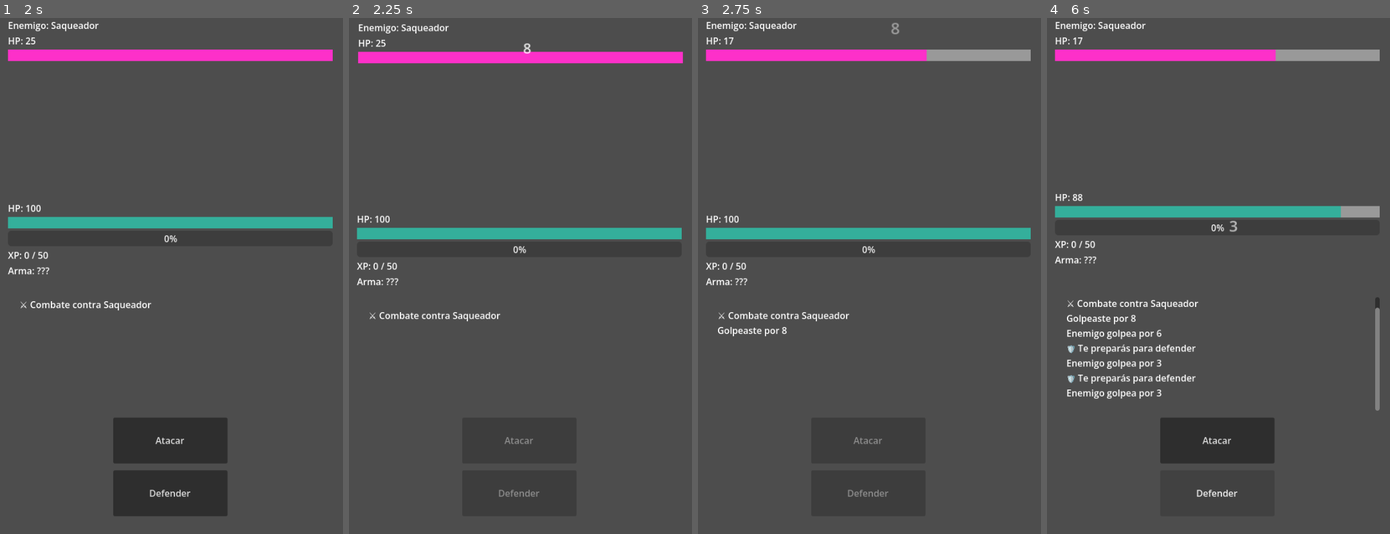
Above: before the commit, frames 1-4 (left to right).
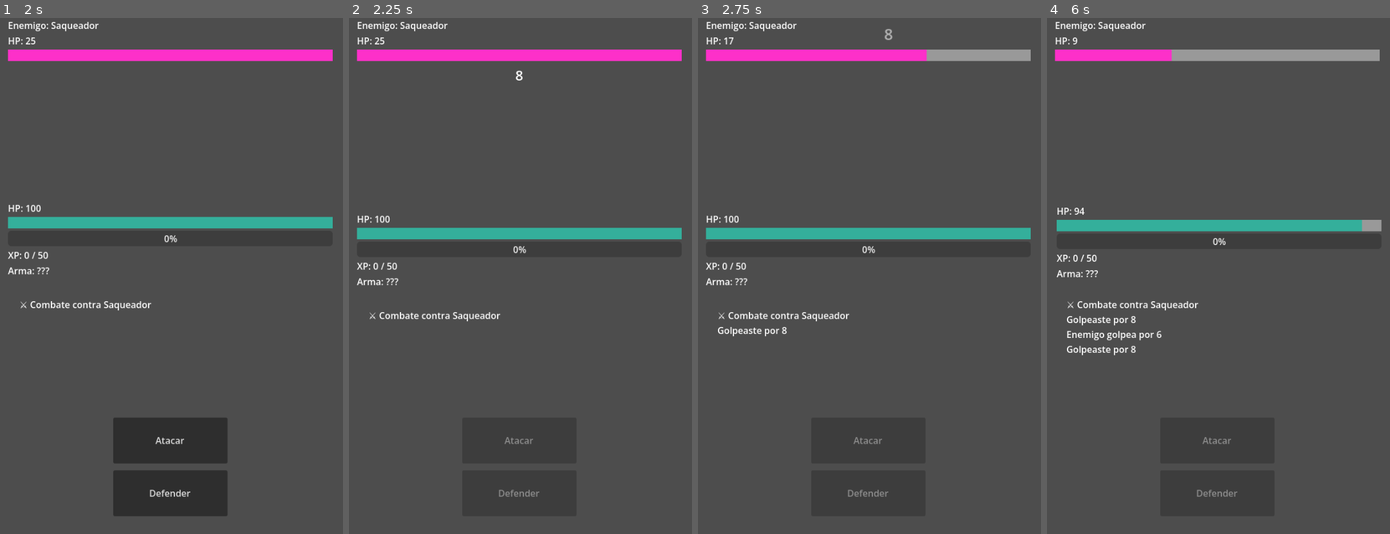
Above: after the commit, the same moments.

Repository: MirandaFrancoCBA/apocalypsheep
Game: Godot game, scene res://scenes/main_menu.tscn
The game is run twice, just before and just after one commit, with the same random seed, the same clock (stepped at 60 frames per second) and the same inputs.
Inputs (mouse positions are in pixels of both pictures, inside the frame that each line leads up to):
- Up to frame 1 (2 s): click "CONTINUAR" at 0.5 s; click "Ciudad destruida (Lv 1-3)" at 1.25 s
- Up to frame 2 (2.25 s): click "Atacar" at 2 s
- Up to frame 3 (2.75 s): no input
- Up to frame 4 (6 s): click (1218, 492) at 3.5 s, where only the run before the commit has a clickable "Defender"; click (1218, 441) at 4.25 s, where only the run after the commit has a clickable "Atacar"; click (1218, 492) at 5 s, where only the run before the commit has a clickable "Defender"

Frame 1 is identical in both runs. In frame 2, 1.5% of the frame differs, in the area x 2-98%, y 0-13%; in frame 3, less than 0.1%; in frame 4, 7.6%, in the area x 2-98%, y 3-93%.

Commit message:
Feat: combat timing

Diff:
--- a/scripts/ui/combat_screen.gd
+++ b/scripts/ui/combat_screen.gd
@@ -169,15 +169,17 @@
 	_update_ui()
 
 	# ataque jugador
+	await _combat_pause(0.15)
 	var result = combat_system.player_attack(player, enemy)
 	_show_damage_number(
 	enemy_container,
 	result["damage"],
 	result["is_crit"]
 )
-
+	await _combat_pause(0.08)
 	await _flash(enemy_container, Color.RED)
 	await _shake(enemy_container)
+	await _combat_pause(0.12)
 
 	if result["is_crit"]:
 		await _flash(enemy_container, Color.YELLOW)
@@ -194,10 +196,12 @@
 	await get_tree().create_timer(0.6).timeout
 
 	# ataque enemigo
+	await _combat_pause(0.25)
 	result = combat_system.enemy_attack(player, enemy)
 
 	await _flash(player_container, Color.RED)
 	await _shake(player_container)
+	await _combat_pause(0.12)
 
 	if result["is_crit"]:
 		await _flash(player_container, Color.YELLOW)
@@ -225,6 +229,8 @@
 	button_defend.disabled = true
 
 	player.start_defense()
+	await _flash(player_container, Color.CYAN)
+	await _combat_pause(0.15)
 	add_log("🛡️ Te preparás para defender")
 
 	await get_tree().create_timer(0.5).timeout
@@ -339,6 +345,7 @@
 				GameManager.add_item_to_inventory(loot)
 
 	# ✅ MOSTRAR POPUP
+	await _combat_pause(0.35)
 	_show_combat_result_popup(
 		result,
 		xp_gained,
@@ -492,6 +499,10 @@
 
 	node.position = original_pos
 
+func _combat_pause(duration: float) -> void:
+	await get_tree().create_timer(duration).timeout
+
+
 # ─────────────────────────────────────────
 # LOOT
 # ─────────────────────────────────────────
